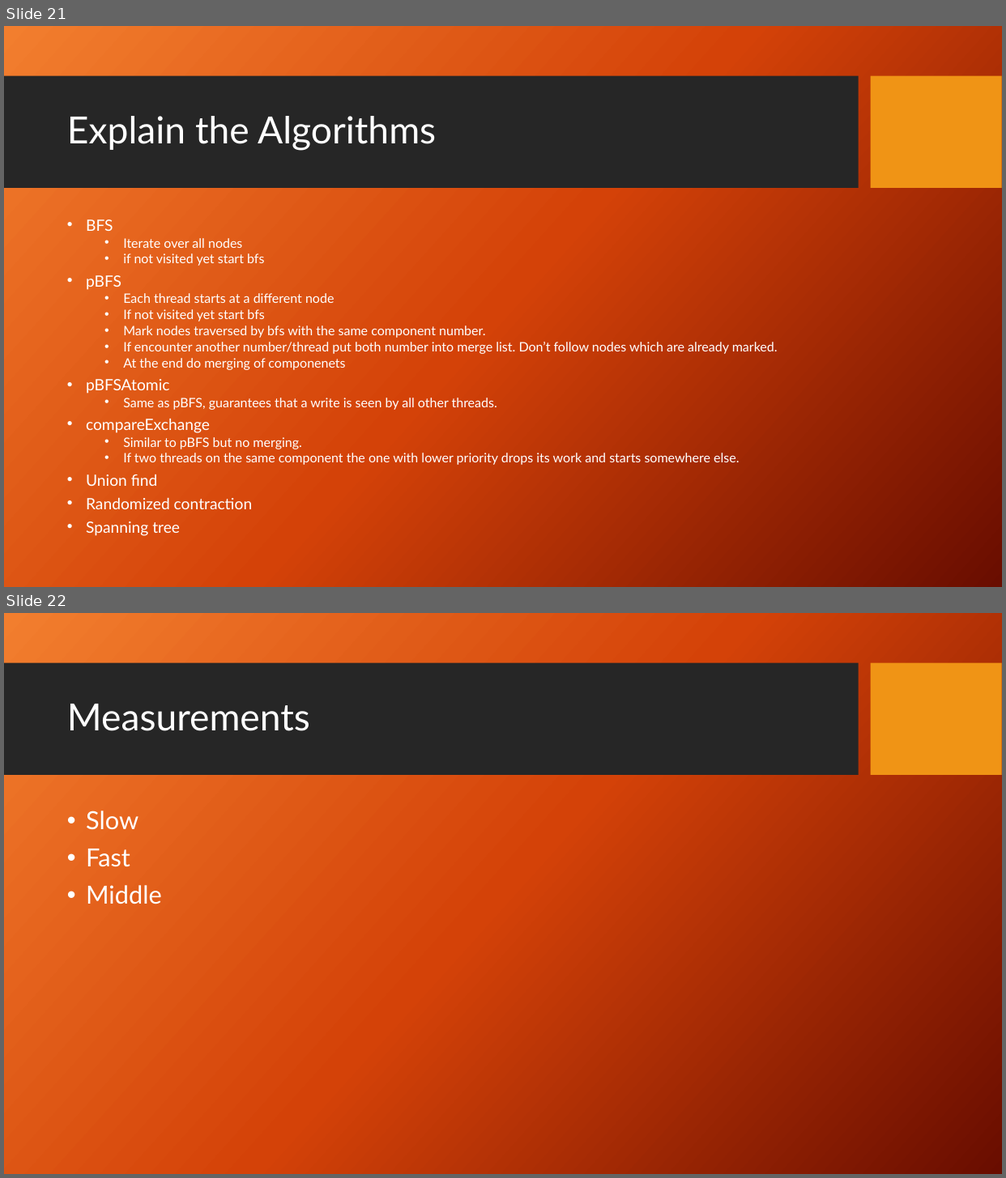
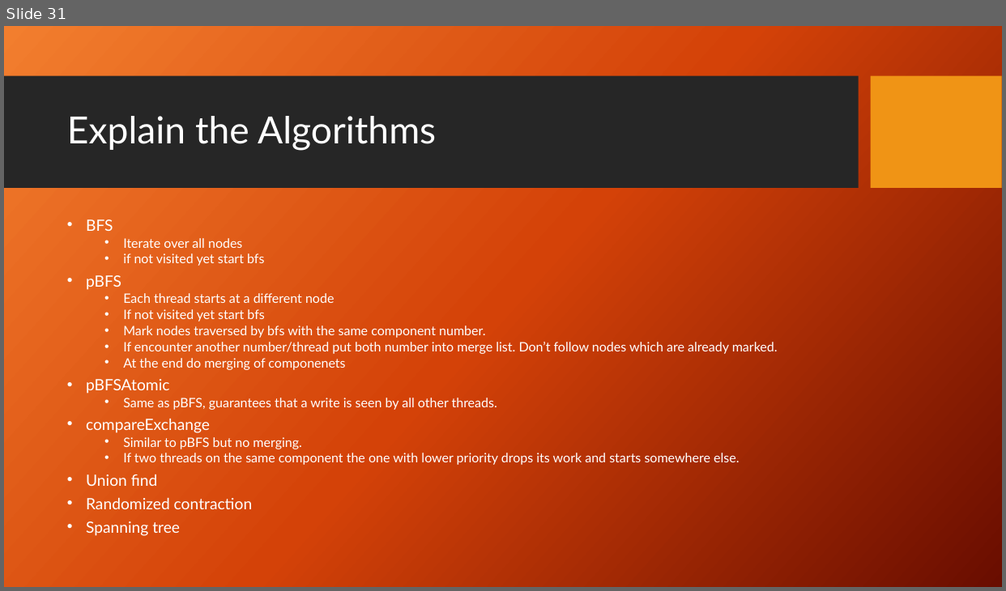
Before and after one commit to Aphlax/Parallelepipeds, a slide deck: FinalPresentation_Parallel Connected Components.pptx. Shown one above the other, each under a label of ours: slides 21 and 22 before the commit, slide 31 after it. The pictures are 1006x1178 and 1006x591 pixels, drawn with LibreOffice and Linux fonts; fonts in the diff are those of the drawing; background and template pictures are left out. Boxes give left, top, right and bottom in pixels: in the first picture for what was removed or moved away, otherwise in the second. Text is boxed around its words. In the diff, an @@ line names an element or a change of style, - is before the commit and + after.

```diff
--- a/FinalPresentation_Parallel Connected Components.pptx
+++ b/FinalPresentation_Parallel Connected Components.pptx
@@ slide 22 removed at <box>4,613,1002,1174</box>, background picture (left out); not listed: 2 template elements that a slide beside it also shows @@
@@ title removed at <box>67,704,310,731</box> @@
-Measurements
@@ text removed at <box>86,811,162,905</box> @@
-• Slow
-• Fast
-• Middle
@@ what was slide 21 is now slide 31 @@
```
Also in this commit, not shown: 5 slides changed, 11 slides added, 2 other slides removed.
